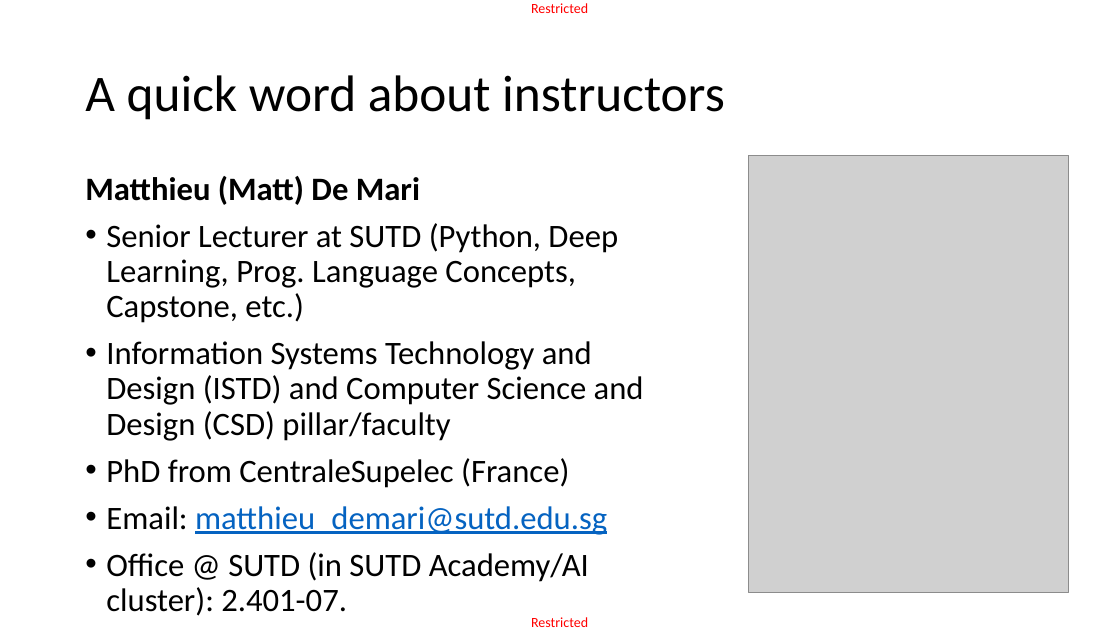
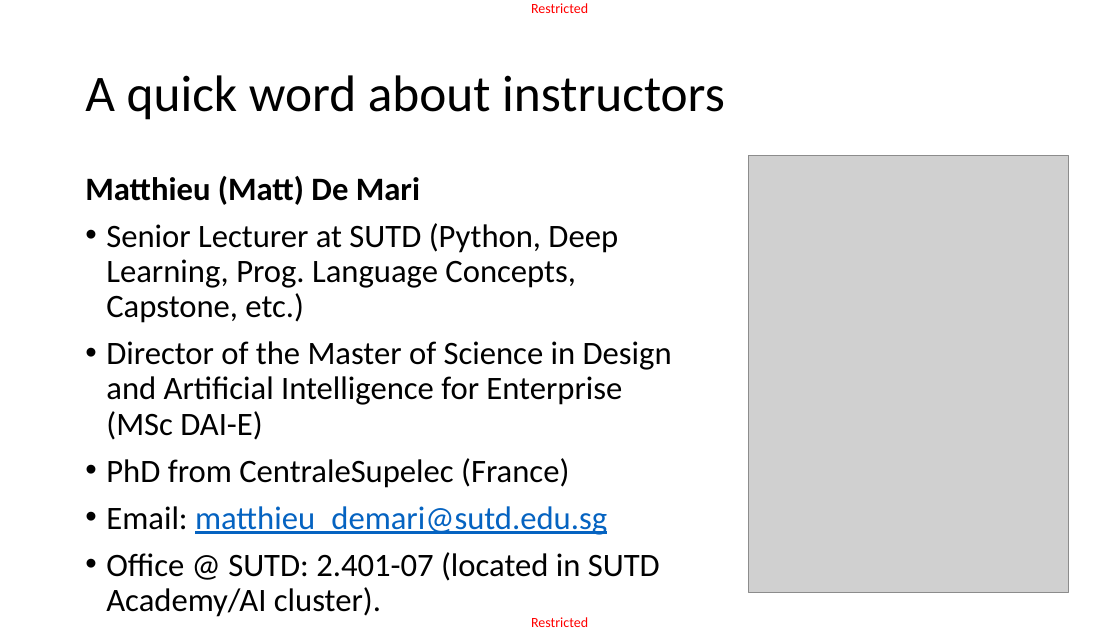
Before and after one commit to matthieudemari/SUTD_DL_50_039, a slide deck: slide 2 of W1/1. W1S1 final/W1S1.pptx. Drawn at 1120x630 pixels with LibreOffice and Linux fonts; fonts in the diff are those of the drawing; grey boxes stand for pictures. Boxes give left, top, right and bottom in pixels: in the first picture for what was removed or moved away, otherwise in the second. Text is boxed around its words. In the diff, an @@ line names an element or a change of style, - is before the commit and + after.

```diff
--- a/W1/1. W1S1 final/W1S1.pptx
+++ b/W1/1. W1S1 final/W1S1.pptx
@@ text at (106, 341, 672, 440): text changed @@
-• Information Systems Technology and Design (ISTD) and Computer Science and Design (CSD) pillar/faculty
+• Director of the Master of Science in Design and Artificial Intelligence for Enterprise (MSc DAI-E)
@@ text at (106, 552, 660, 617): text changed @@
-• Office @ SUTD (in SUTD Academy/AI cluster): 2.401-07.
+• Office @ SUTD: 2.401-07 (located in SUTD Academy/AI cluster).
```
Also in this commit, not shown: 1 other slide changed, 1 slide added, 1 slide removed, 5 other files.
